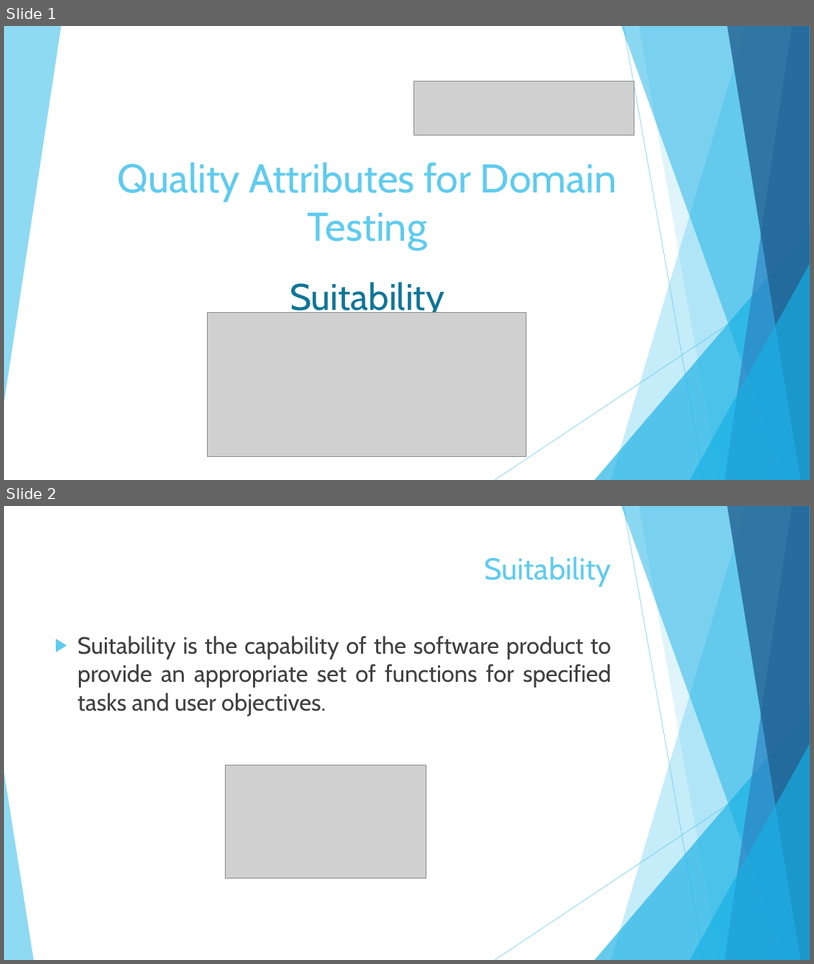
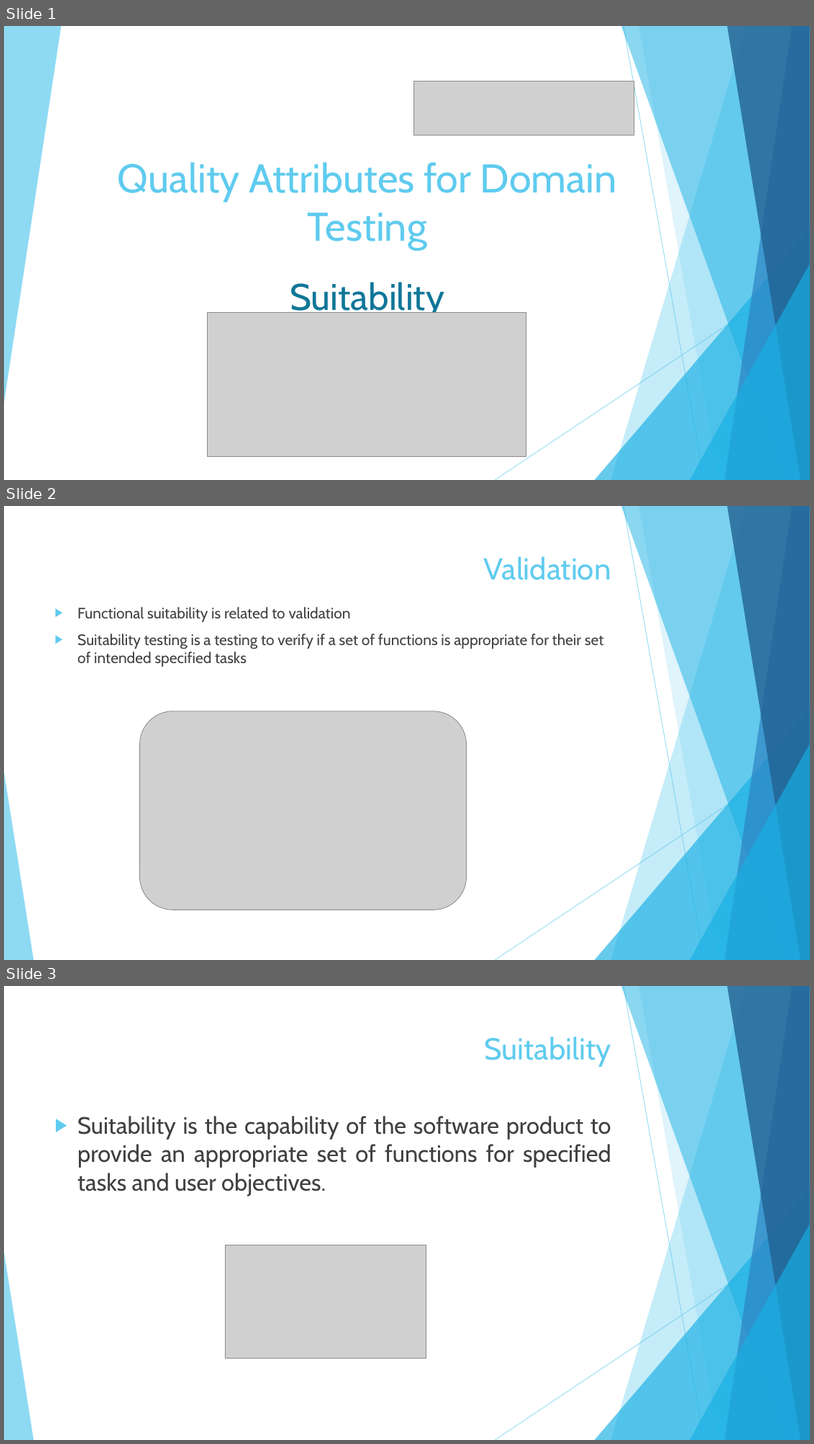
Before and after one commit to plamenti/Telerik2015, a slide deck: 04.TestLevelsAndTypes/Suitability.pptx. Shown one above the other, each under a label of ours: slides 1 and 2 before the commit, slides 1, 2 and 3 after it. The pictures are 814x964 and 814x1444 pixels, drawn with LibreOffice and Linux fonts; fonts in the diff are those of the drawing; grey boxes stand for pictures. Boxes give left, top, right and bottom in pixels: in the first picture for what was removed or moved away, otherwise in the second. Text is boxed around its words. In the diff, an @@ line names an element or a change of style, - is before the commit and + after.

```diff
--- a/04.TestLevelsAndTypes/Suitability.pptx
+++ b/04.TestLevelsAndTypes/Suitability.pptx
@@ slide 2 added at <box>4,506,810,960</box>, background #FFFFFF; not listed: 10 template elements that a slide beside it also shows @@
@@ title added at <box>484,556,612,580</box>, 36 pt, text #5FCBEF @@
+Validation
@@ text added at <box>77,607,604,667</box>, 18 pt, text #404040 @@
+▶ Functional suitability is related to validation
+▶ Suitability testing is a testing to verify if a set of functions is appropriate for their set of intended specified tasks
@@ picture added at <box>140,711,467,909</box> @@
@@ what was slide 2 is now slide 3 @@
```
Also in this commit, not shown: 1 slide changed.
